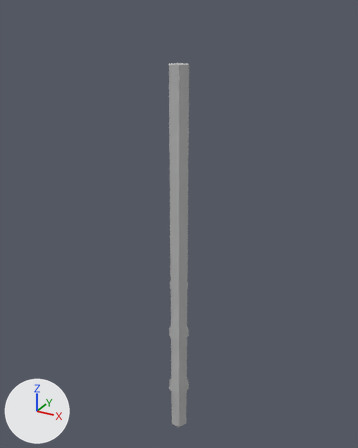
Renders of the FBX model SengokuExpress/Assets/Art/Meshes/Environmet/env_bamboo_01.fbx from each side of a commit.
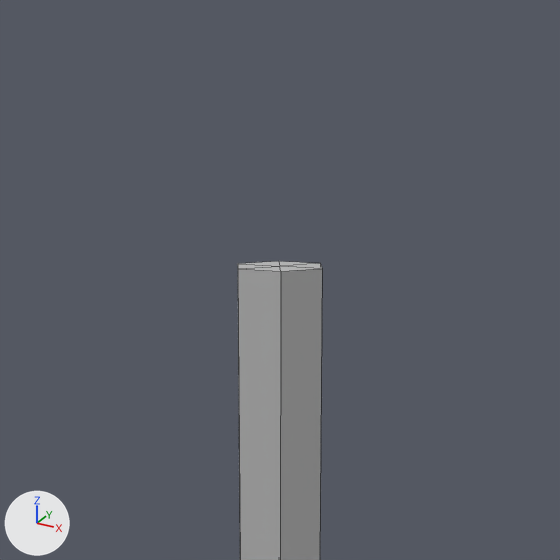
Old and new are each drawn whole from a camera (50 mm lens) standing at (47.6, -86.9, 100.0) and looking at (-1.6, 2.5, 55.3) and again close up on the part from 31% to 69% of the width and 0% to 30% of the height. The axes (+X, +Y, +Z) are drawn at lower left. The lights are the same throughout. The close-ups show mesh edges as thin lines. Where no turn or scale is listed for an object, it has been applied to the vertices.

Before the edit, the objects in view are built like this:
```python
me_mesh = bpy.data.meshes.new('Mesh')
me_mesh.from_pydata(...)  # 68 vertices, 72 faces; spans x -3.3..2.4, y -2.5..2.4, z -0.6..89.1
me_mesh.materials.append(mat_lambert2)  # grey #bcbcbc
# before: 6 (0.7, 1.9, 89.1) at pixel (320, 263), 7 (-1.6, 1.9, 89.1) at pixel (278, 261), 8 (-2.7, 0.0, 89.1) at pixel (237, 263), 9 (-1.6, -2.0, 89.1) at pixel (237, 268), 10 (0.7, -2.0, 89.1) at pixel (280, 271)
# before: 11 (1.8, 0.0, 89.1) at pixel (322, 268), 13 (-0.4, 0.0, 89.1) at pixel (279, 266)
ob_env_bamboo_01 = bpy.data.objects.new('env_bamboo_01', me_mesh)
ob_env_bamboo_01.location = (0.25, -0.02, 0.69)
```
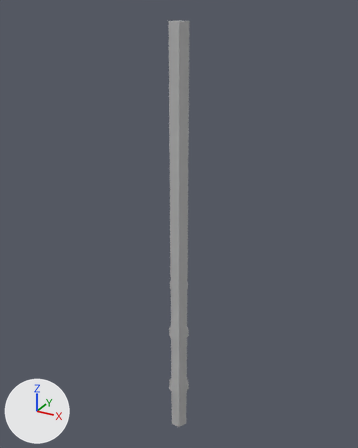
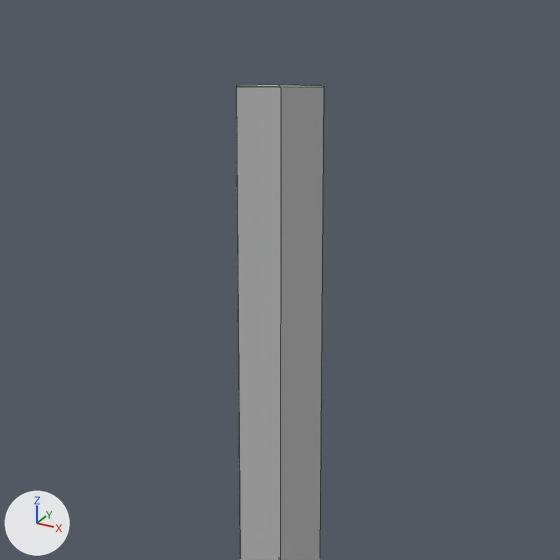
The newer file is also rescaled (x0.254), turned or shifted as a whole; pictures and numbers use the older file's frame.

What differs and where, as boxes [x1, y1, x2, y2] in the close-ups (560 x 560 px):
'env_bamboo_01', reshaped
    before: [238, 261, 322, 560]
    after: [236, 85, 324, 560]

Patch to the scene script:
```diff
--- a/SengokuExpress/Assets/Art/Meshes/Environmet/env_bamboo_01.fbx.py
+++ b/SengokuExpress/Assets/Art/Meshes/Environmet/env_bamboo_01.fbx.py
@@ me_mesh @@
 me_mesh.from_pydata(...)  # 68 vertices, 72 faces; spans x -3.3..2.4, y -2.5..2.4, z -0.6..89.1
 # used by ob_env_bamboo_01; location = (0.25, -0.02, 0.69)
+# me_mesh part 1
+for i in [*range(6, 12), 13]: me_mesh.vertices[i].co += Vector((0.0, 0.0, 7.6))
 me_mesh.materials.append(mat_lambert2)
```
